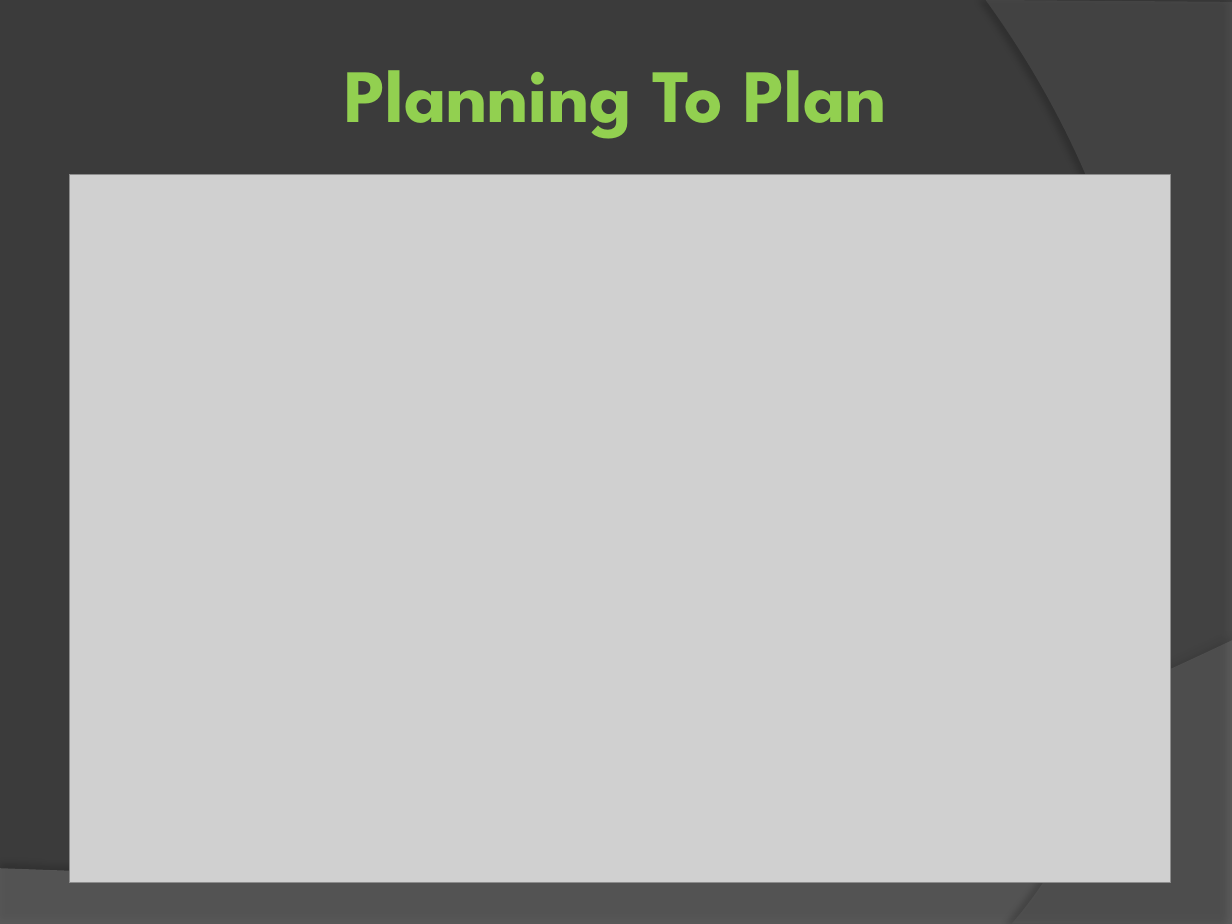
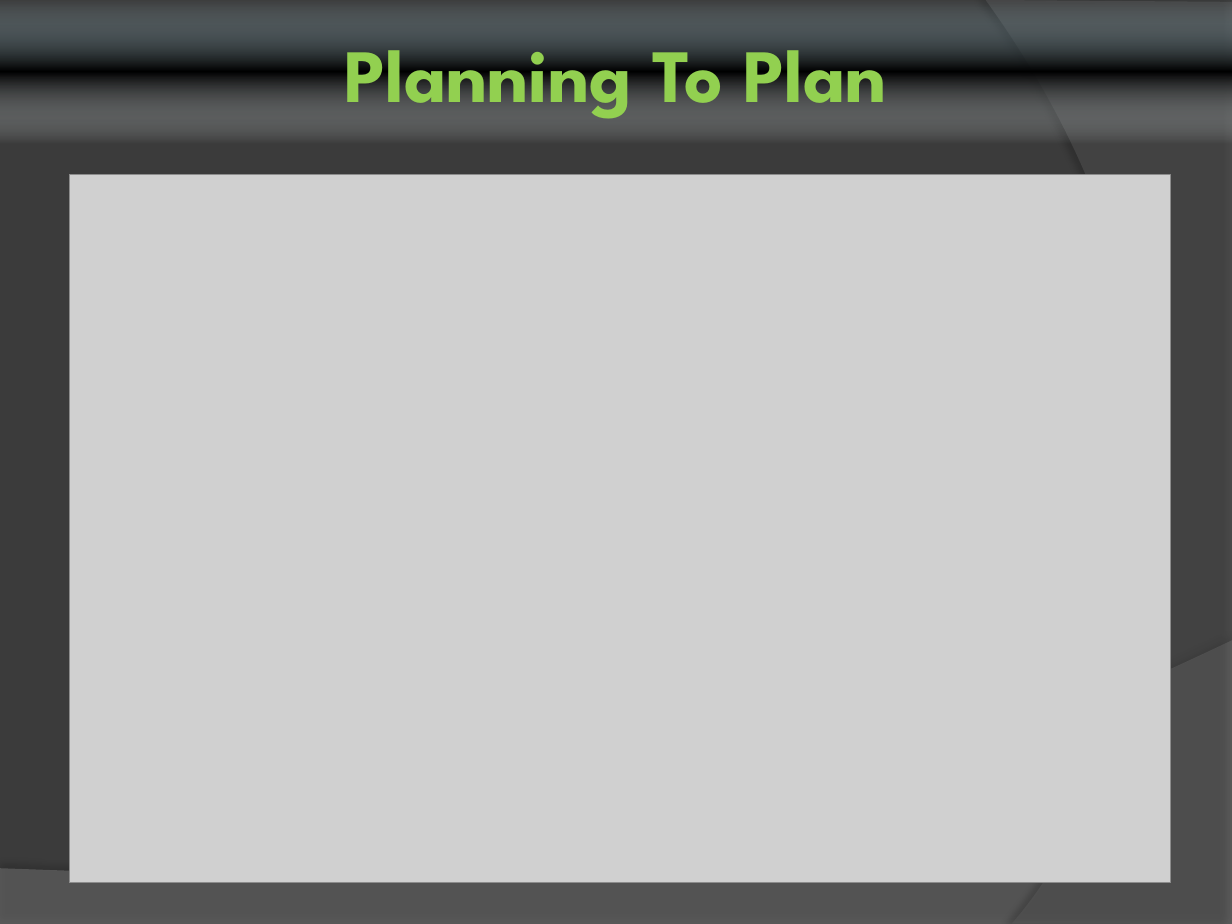
Before and after one commit to ProjPossibility/ss12-usc-2011-audiopreview2, a slide deck: slide 4 of presentation/Team MIDI-Pop.pptx. Drawn at 1232x924 pixels with LibreOffice and Linux fonts; fonts in the diff are those of the drawing; grey boxes stand for pictures. Boxes give left, top, right and bottom in pixels: in the first picture for what was removed or moved away, otherwise in the second. Text is boxed around its words. In the diff, an @@ line names an element or a change of style, - is before the commit and + after.

```diff
--- a/presentation/Team MIDI-Pop.pptx
+++ b/presentation/Team MIDI-Pop.pptx
@@ rectangle "Planning To Plan": place and size @@
-rectangle "Planning To Plan" at <box>344,70,887,139</box>
+rectangle "Planning To Plan" at <box>0,0,1232,144</box>
@@ rectangle "Planning To Plan" at <box>0,0,1232,144</box>: fill none to gradient #A9CBD8 to #000000 to #E5EEF2 @@
```
Also in this commit, not shown: 4 other slides changed, 3 slides added, 8 other files.
